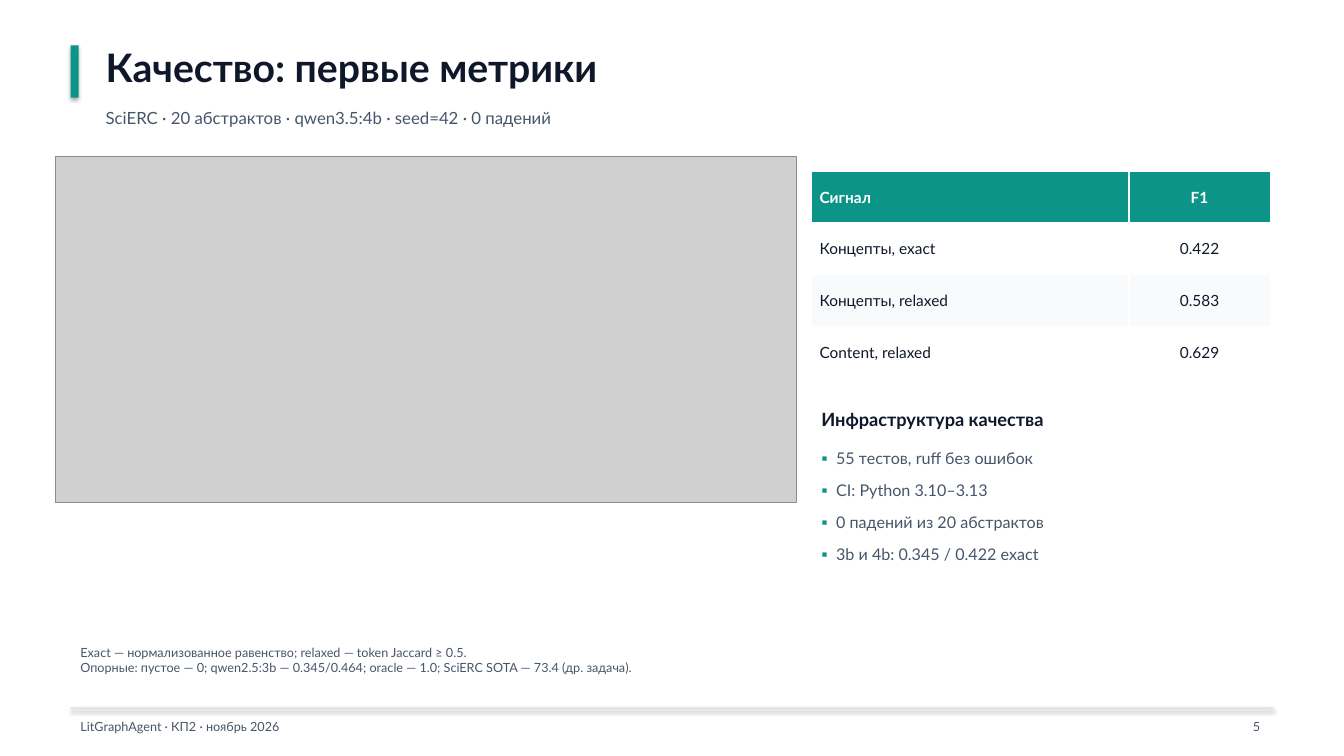
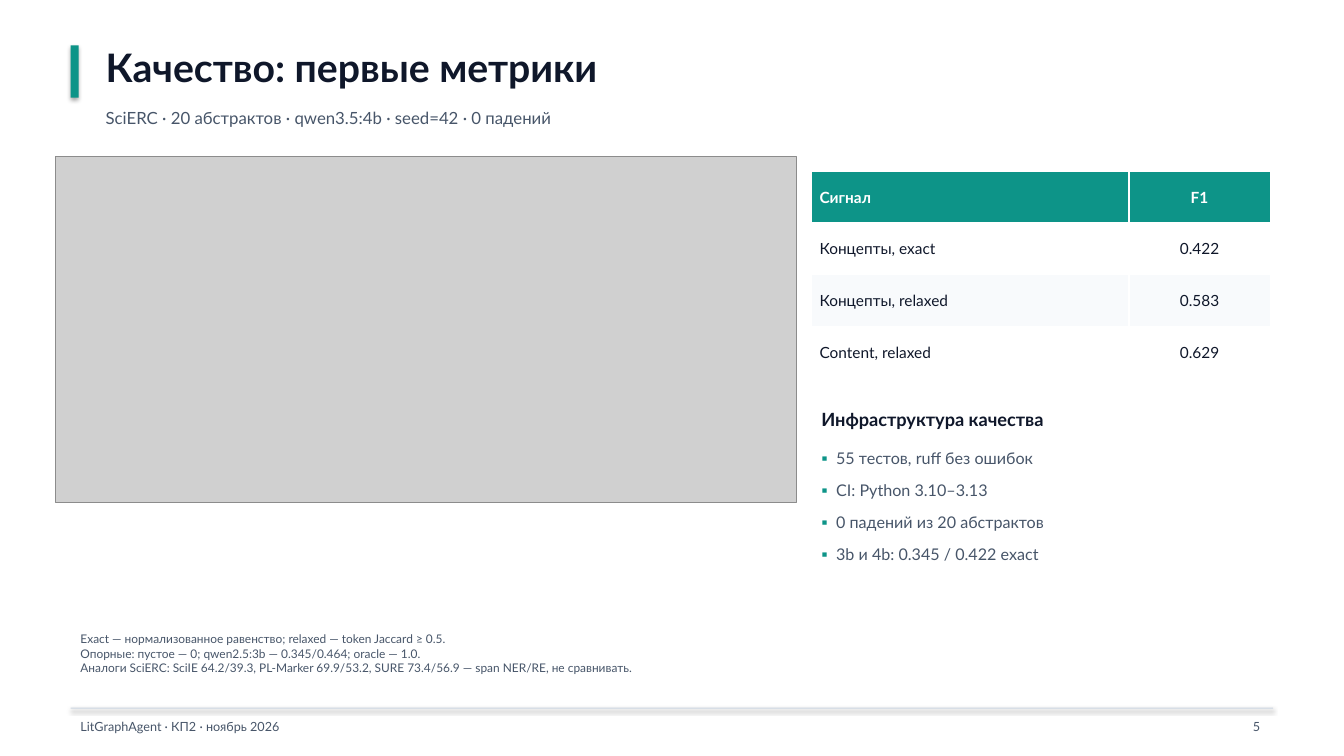
Before and after one commit to Icold21/lit-graph-agent, a slide deck: slide 5 of docs/kp2/kp2_presentation.pptx. Drawn at 1344x756 pixels with LibreOffice and Linux fonts; fonts in the diff are those of the drawing; grey boxes stand for pictures. Boxes give left, top, right and bottom in pixels: in the first picture for what was removed or moved away, otherwise in the second. Text is boxed around its words. In the diff, an @@ line names an element or a change of style, - is before the commit and + after.

```diff
--- a/docs/kp2/kp2_presentation.pptx
+++ b/docs/kp2/kp2_presentation.pptx
@@ text at (80,634,632,674): text changed; size 9 to 8.5 pt @@
-Exact — нормализованное равенство; relaxed — token Jaccard ≥ 0.5.
-Опорные: пустое — 0; qwen2.5:3b — 0.345/0.464; oracle — 1.0; SciERC SOTA — 73.4 (др. задача).
+Exact — нормализованное равенство; relaxed — token Jaccard ≥ 0.5.
+Опорные: пустое — 0; qwen2.5:3b — 0.345/0.464; oracle — 1.0.
+Аналоги SciERC: SciIE 64.2/39.3, PL-Marker 69.9/53.2, SURE 73.4/56.9 — span NER/RE, не сравнивать.
```
Also in this commit, not shown: 4 other files.
